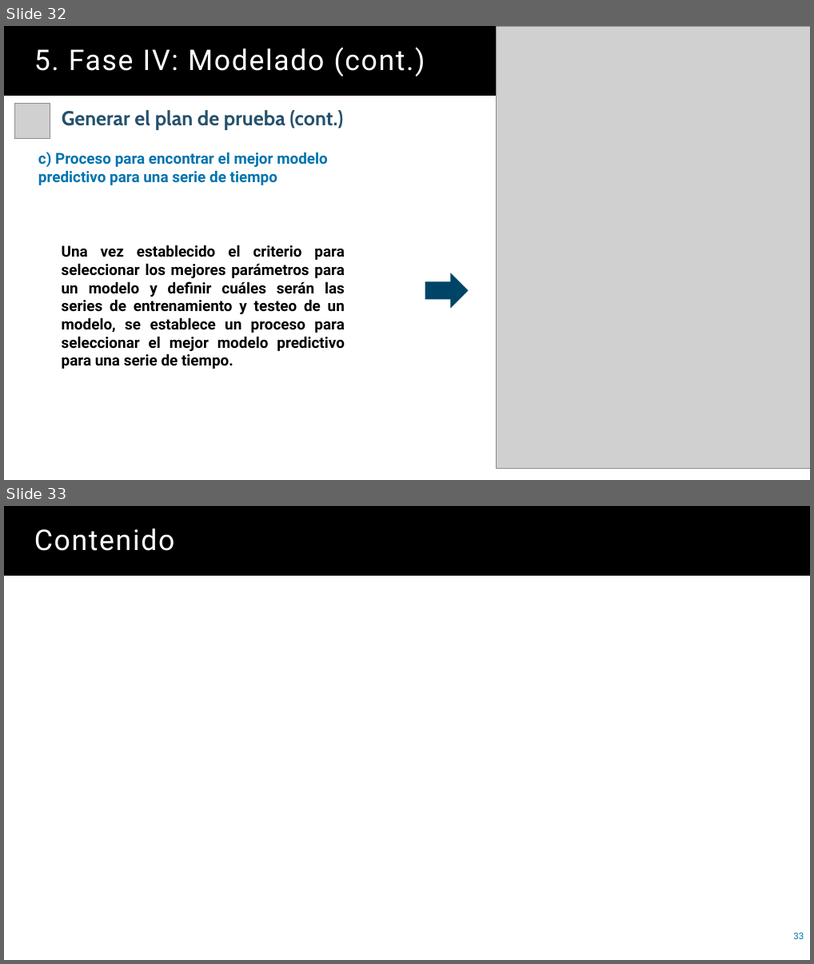
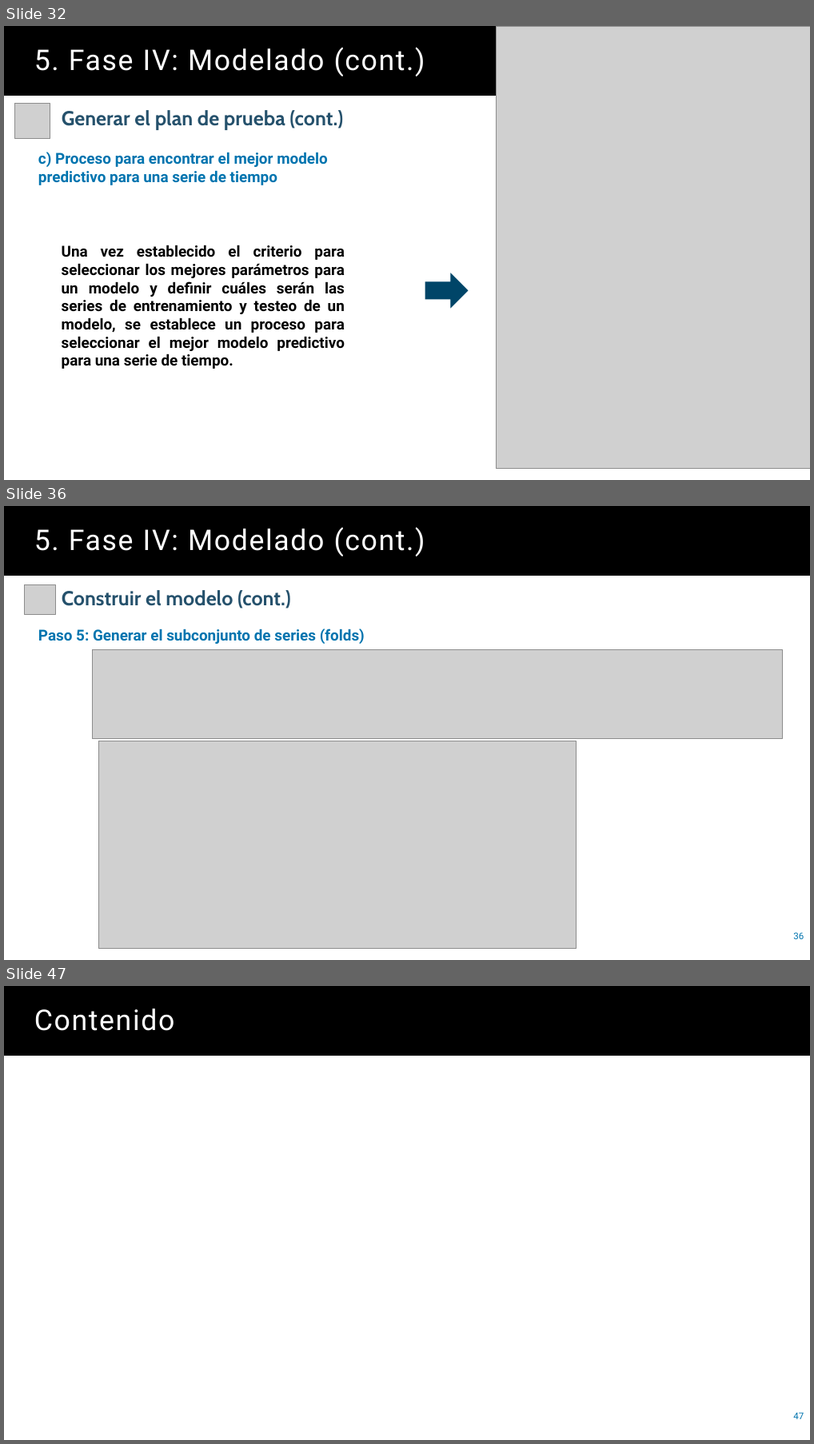
Before and after one commit to juanbo-prueba/leergit, a slide deck: Presentacion.pptx. Shown one above the other, each under a label of ours: slides 32 and 33 before the commit, slides 32, 36 and 47 after it; the slides between them are not shown. The pictures are 814x964 and 814x1444 pixels, drawn with LibreOffice and Linux fonts; fonts in the diff are those of the drawing; grey boxes stand for pictures. Boxes give left, top, right and bottom in pixels: in the first picture for what was removed or moved away, otherwise in the second. Text is boxed around its words. In the diff, an @@ line names an element or a change of style, - is before the commit and + after.

```diff
--- a/Presentacion.pptx
+++ b/Presentacion.pptx
@@ slide 36 added at [4,506,810,960], background #FFFFFF @@
@@ title added at [4,506,810,576], fill #000000, 34 pt, text #FFFFFF @@
+5. Fase IV: Modelado (cont.)
@@ picture added at [25,584,55,614] @@
@@ text added at [62,590,291,608], 24 pt, text #25516C, bold @@
+Construir el modelo (cont.)
@@ text added at [38,628,365,644], 18 pt, text #0074AF, bold @@
+Paso 5: Generar el subconjunto de series (folds)
@@ picture added at [92,649,783,738] @@
@@ picture added at [99,740,577,948] @@
@@ page number added at [794,932,804,939], 11 pt, text #0074AF @@
+36
@@ what was slide 33 is now slide 47 @@
@@ page number at [794,1412,804,1419]: text changed @@
-33
+47
```
Also in this commit, not shown: 13 other slides added.
